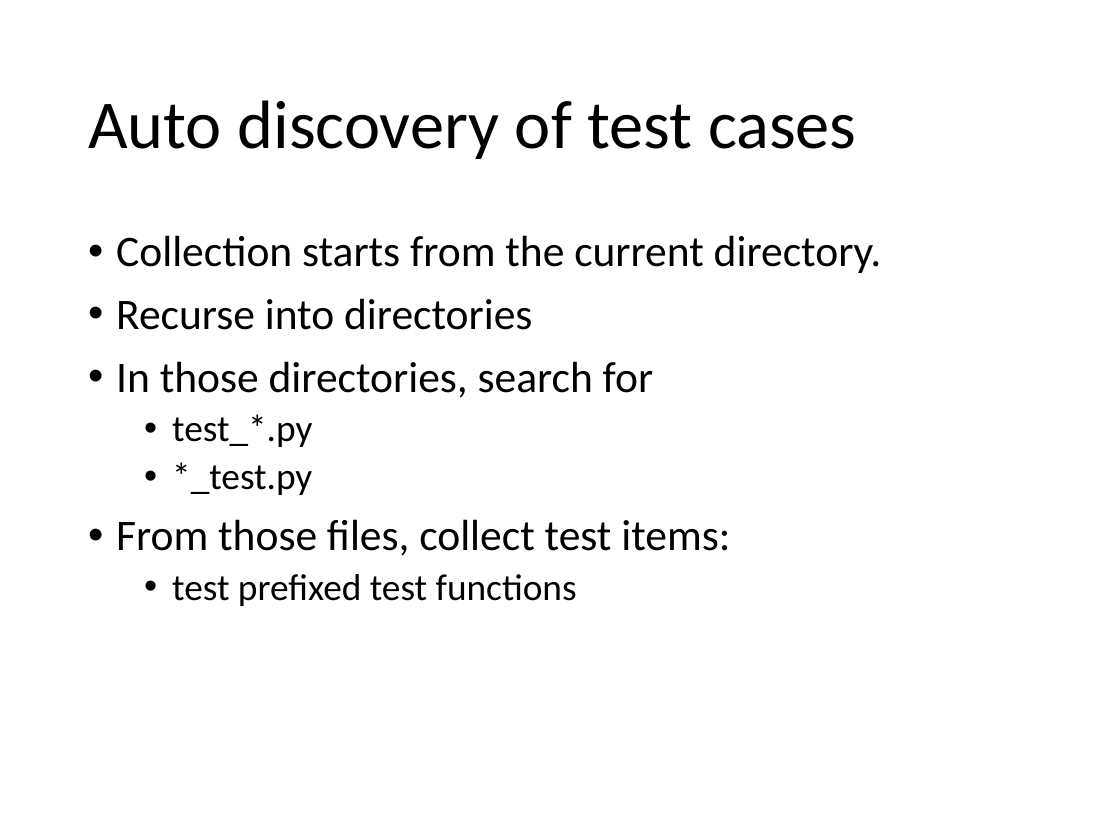
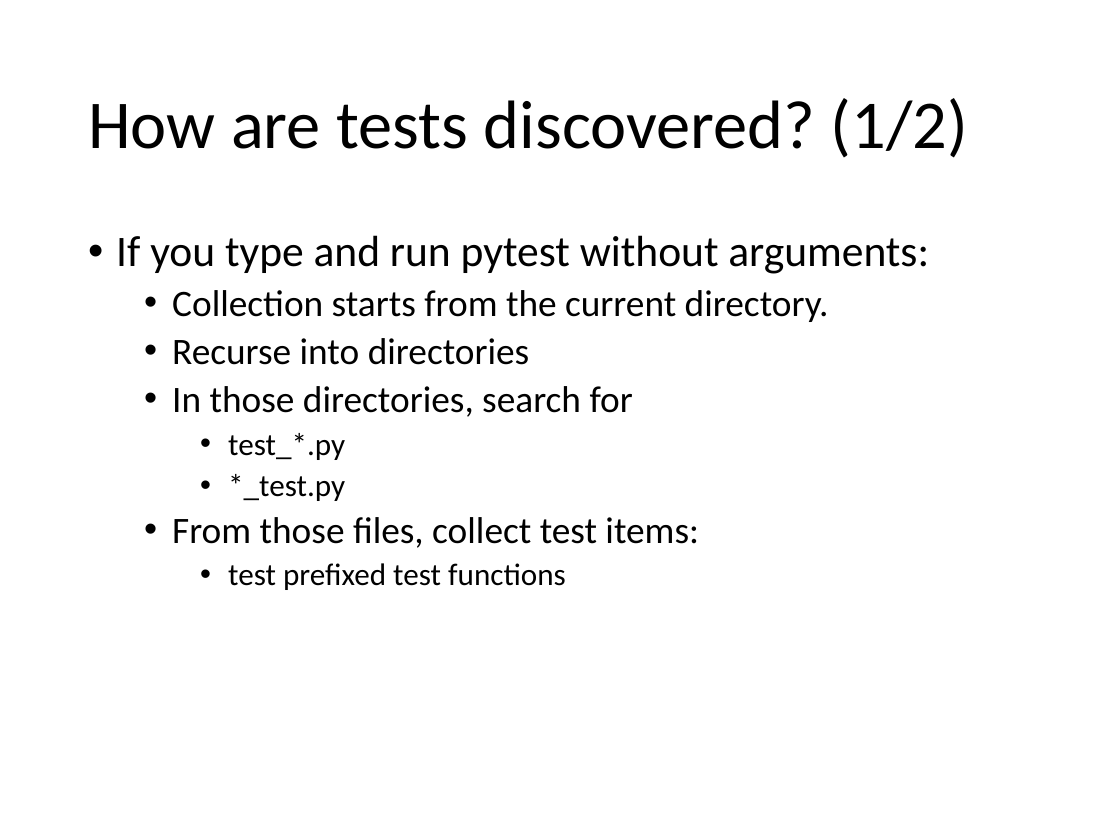
Before and after one commit to Chao-Jen/pytest_workshop, a slide deck: slide 6 of slides/Unit Test with Pytest.pptx (slide 4 before the commit). Drawn at 1120x840 pixels with LibreOffice and Linux fonts; fonts in the diff are those of the drawing. Boxes give left, top, right and bottom in pixels: in the first picture for what was removed or moved away, otherwise in the second. Text is boxed around its words. In the diff, an @@ line names an element or a change of style, - is before the commit and + after.

Commit message:
update slides

```diff
--- a/slides/Unit Test with Pytest.pptx
+++ b/slides/Unit Test with Pytest.pptx
@@ title at (88,98,968,158): text changed @@
-Auto discovery of test cases
+How are tests discovered? (1/2)
@@ text at (116,235,929,274): paragraph added @@
+• If you type and run pytest without arguments:
@@ text at (172,290,829,590): size 28 to 24 pt in "Collection starts from the current directory.", "Recurse into directories", "In those directories, search for", "From those files, collect test items:"; size 24 to 20 pt in "test_*.py", "*_test.py", "test prefixed test functions"; list level 1 to 2 in "Collection starts from the current ..."; list level 1 to 2 in "Recurse into directories"; list level 1 to 2 in "In those directories, search for"; list level 2 to 3 in "test_*.py"; list level 2 to 3 in "*_test.py"; list level 1 to 2 in "From those files, collect test ..."; list level 2 to 3 in "test prefixed test functions" @@
```
Also in this commit, not shown: 5 slides added.
